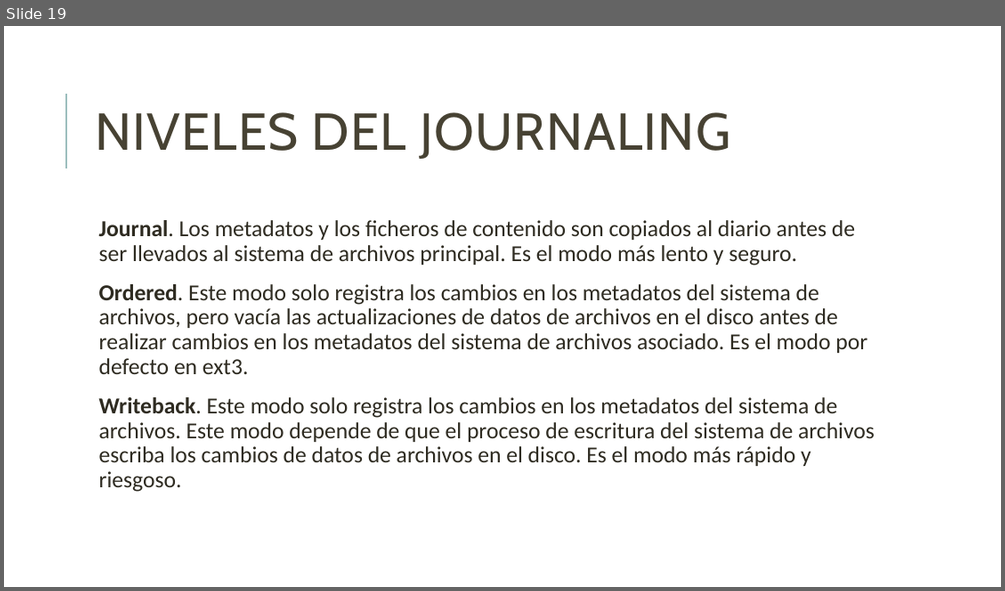
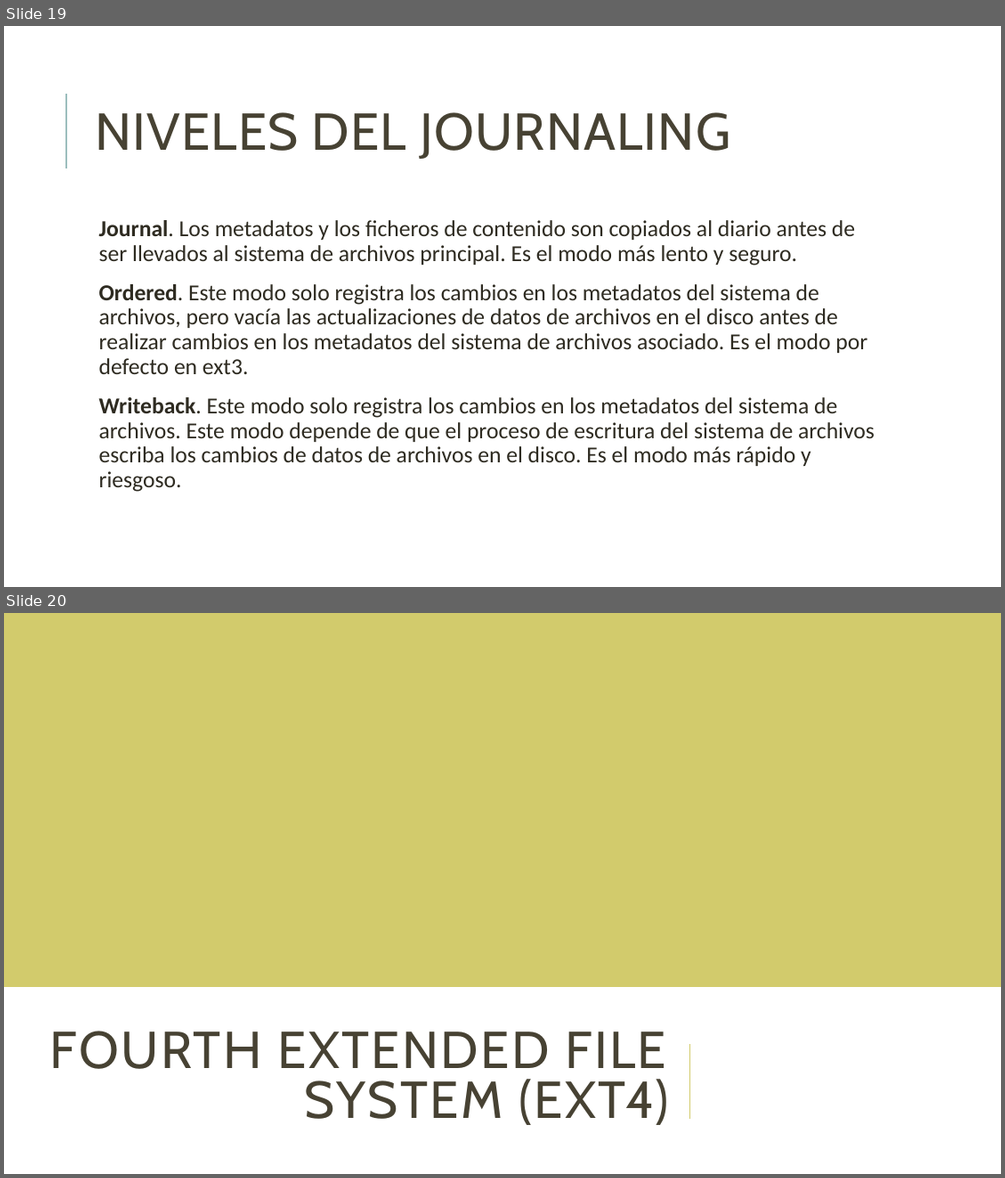
Before and after one commit to unamfi/sistop-2020-1, a slide deck: exposiciones/GonzálezAndrés/Extended.pptx. Shown one above the other, each under a label of ours: slide 19 before the commit, slides 19 and 20 after it. The pictures are 1005x591 and 1005x1178 pixels, drawn with LibreOffice and Linux fonts; fonts in the diff are those of the drawing. Boxes give left, top, right and bottom in pixels: in the first picture for what was removed or moved away, otherwise in the second. Text is boxed around its words. In the diff, an @@ line names an element or a change of style, - is before the commit and + after.

```diff
--- a/exposiciones/GonzálezAndrés/Extended.pptx
+++ b/exposiciones/GonzálezAndrés/Extended.pptx
@@ slide 20 added at [4, 613, 1001, 1174], background #FFFFFF @@
@@ rectangle added at [4, 613, 1001, 987], fill #D2CB6C @@
@@ title added at [50, 1030, 669, 1125], 50 pt, text #474233 @@
+FOURTH EXTENDED FILE SYSTEM (EXT4)
@@ line added from (689, 1119) to (689, 1044), #D2CB6C 1.5 pt @@
```
Also in this commit, not shown: 7 other slides added, 1 slide removed.
